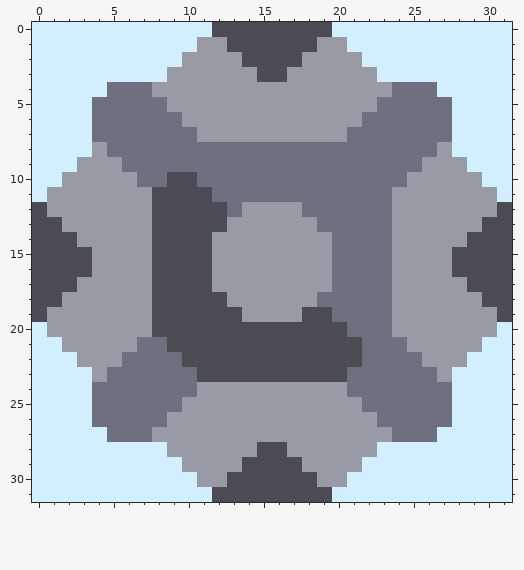
Two versions of one pixel-art sprite, sprites/blocks/wires/5w01d.png. The first picture shows the starting point.
The file is 32x32 pixels.
And afterwards:
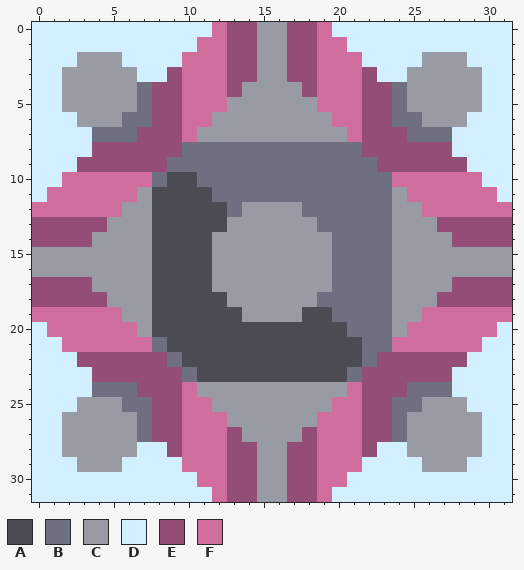
Palette (. is transparent): A #4a4b53  B #6e7080  C #989aa4  D #d1efff  E #944d74  F #cf6d9c
The exact change:
Changed rows in their new state; - is an unchanged pixel.
first column x 0:
 0 ------------FEECCEEF------------
 1 -----------FFEECCEEFF-----------
 2 ---CCC----FFFEECCEEFFF----CCC---
 3 --CCCCC--EFFFEECCEEFFFE--CCCCC--
 4 --CCCCC-EEFFFE----EFFFEE-CCCCC--
 5 --CCCCC-EEFFF------FFFEE-CCCCC--
 6 ---CCC--EEFF--------FFEE--CCC---
 7 -------EEEF----------FEEE-------
 8 ----EEEEEE------------EEEEEE----
 9 ---EEEEEE--------------EEEEEE---
10 --FFFFFF----------------FFFFFF--
11 -FFFFFF------------------FFFFFF-
12 FFFFFF--------------------FFFFFF
13 EEEEE----------------------EEEEE
14 EEEE------------------------EEEE
15 CCCC------------------------CCCC
16 CCCC------------------------CCCC
17 EEEE------------------------EEEE
18 EEEEE----------------------EEEEE
19 FFFFFF--------------------FFFFFF
20 -FFFFFF------------------FFFFFF-
21 --FFFFFF----------------FFFFFF--
22 ---EEEEEE--------------EEEEEE---
23 ----EEEEEE------------EEEEEE----
24 -------EEEF----------FEEE-------
25 ---CCC--EEFF--------FFEE--CCC---
26 --CCCCC-EEFFF------FFFEE-CCCCC--
27 --CCCCC-EEFFFE----EFFFEE-CCCCC--
28 --CCCCC--EFFFEECCEEFFFE--CCCCC--
29 ---CCC----FFFEECCEEFFF----CCC---
30 -----------FFEECCEEFF-----------
31 ------------FEECCEEF------------
